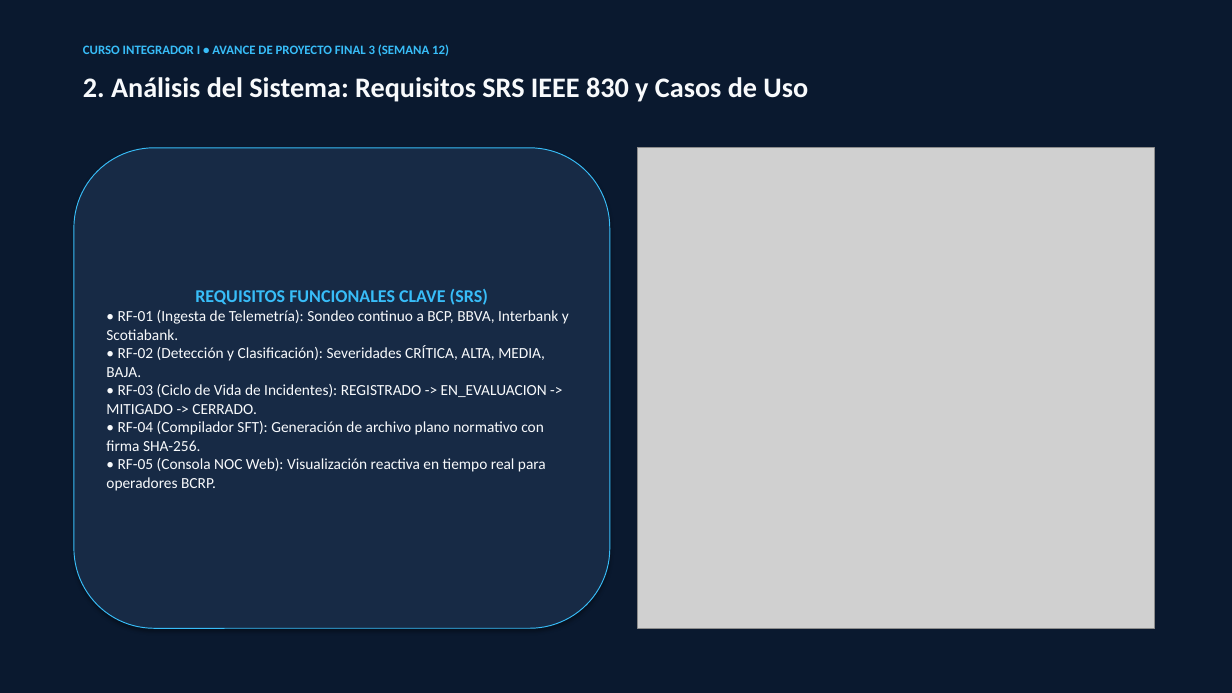
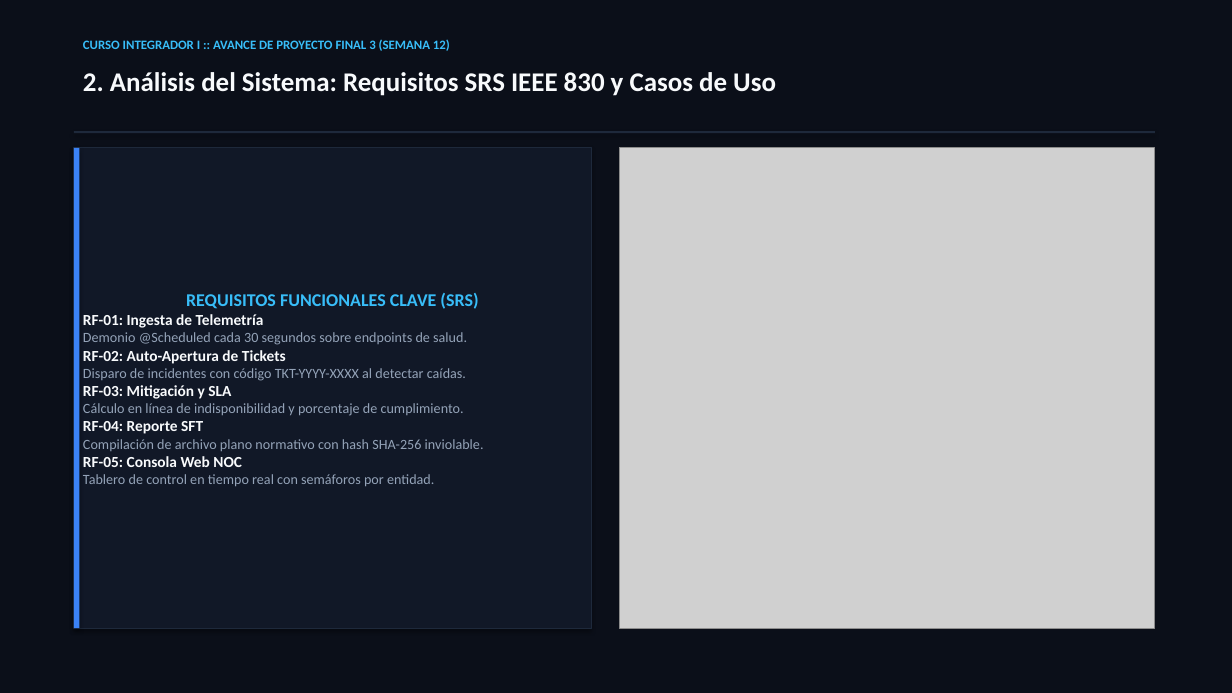
Before and after one commit to frankitoromas-tech/sigir-bcrp, a slide deck: slide 3 of 01_DOCUMENTACION_TECNICA/PRESENTACION_EJECUTIVA_APF3.pptx. Drawn at 1232x693 pixels with LibreOffice and Linux fonts; fonts in the diff are those of the drawing; grey boxes stand for pictures. Boxes give left, top, right and bottom in pixels: in the first picture for what was removed or moved away, otherwise in the second. Text is boxed around its words. In the diff, an @@ line names an element or a change of style, - is before the commit and + after.

```diff
--- a/01_DOCUMENTACION_TECNICA/PRESENTACION_EJECUTIVA_APF3.pptx
+++ b/01_DOCUMENTACION_TECNICA/PRESENTACION_EJECUTIVA_APF3.pptx
@@ rectangle at (x1=0, y1=0, x2=1232, y2=693): fill #0A192F to #0B0F19 @@
@@ text at (x1=83, y1=38, x2=450, y2=53): text changed @@
-CURSO INTEGRADOR I • AVANCE DE PROYECTO FINAL 3 (SEMANA 12)
+CURSO INTEGRADOR I :: AVANCE DE PROYECTO FINAL 3 (SEMANA 12)
@@ text "2. Análisis del Sistema: Requisitos ..." at (x1=83, y1=72, x2=776, y2=96): size 22 to 21 pt @@
@@ rectangle "REQUISITOS FUNCIONALES CLAVE (SRS)" resized from (x1=74, y1=148, x2=610, y2=628) to (x1=74, y1=148, x2=592, y2=628) @@
@@ rectangle "REQUISITOS FUNCIONALES CLAVE (SRS)" at (x1=74, y1=148, x2=592, y2=628): rounded rectangle to rectangle; fill #172A45 to #111827; outline #38BDF8 0.75 pt to #1E293B 1 pt @@
@@ rectangle added at (x1=74, y1=131, x2=1155, y2=133), fill #1E293B @@
@@ rectangle added at (x1=74, y1=148, x2=79, y2=628), fill #3B82F6 @@
@@ picture resized from (x1=638, y1=148, x2=1155, y2=628) to (x1=619, y1=148, x2=1155, y2=628) @@
@@ text in rectangle at (x1=83, y1=314, x2=484, y2=486): text changed; size 12 to 11 pt; text colour #F8FAFC to #94A3B8 @@
-• RF-01 (Ingesta de Telemetría): Sondeo continuo a BCP, BBVA, Interbank y Scotiabank.
-• RF-02 (Detección y Clasificación): Severidades CRÍTICA, ALTA, MEDIA, BAJA.
-• RF-03 (Ciclo de Vida de Incidentes): REGISTRADO -> EN_EVALUACION -> MITIGADO -> CERRADO.
-• RF-04 (Compilador SFT): Generación de archivo plano normativo con firma SHA-256.
-• RF-05 (Consola NOC Web): Visualización reactiva en tiempo real para operadores BCRP.
+RF-01: Ingesta de Telemetría
+Demonio @Scheduled cada 30 segundos sobre endpoints de salud.
+RF-02: Auto-Apertura de Tickets
+Disparo de incidentes con código TKT-YYYY-XXXX al detectar caídas.
+RF-03: Mitigación y SLA
+Cálculo en línea de indisponibilidad y porcentaje de cumplimiento.
+RF-04: Reporte SFT
+Compilación de archivo plano normativo con hash SHA-256 inviolable.
+RF-05: Consola Web NOC
+Tablero de control en tiempo real con semáforos por entidad.
```
Also in this commit, not shown: 9 other slides changed, 2 slides added, 2 slides removed, 20 other files.
